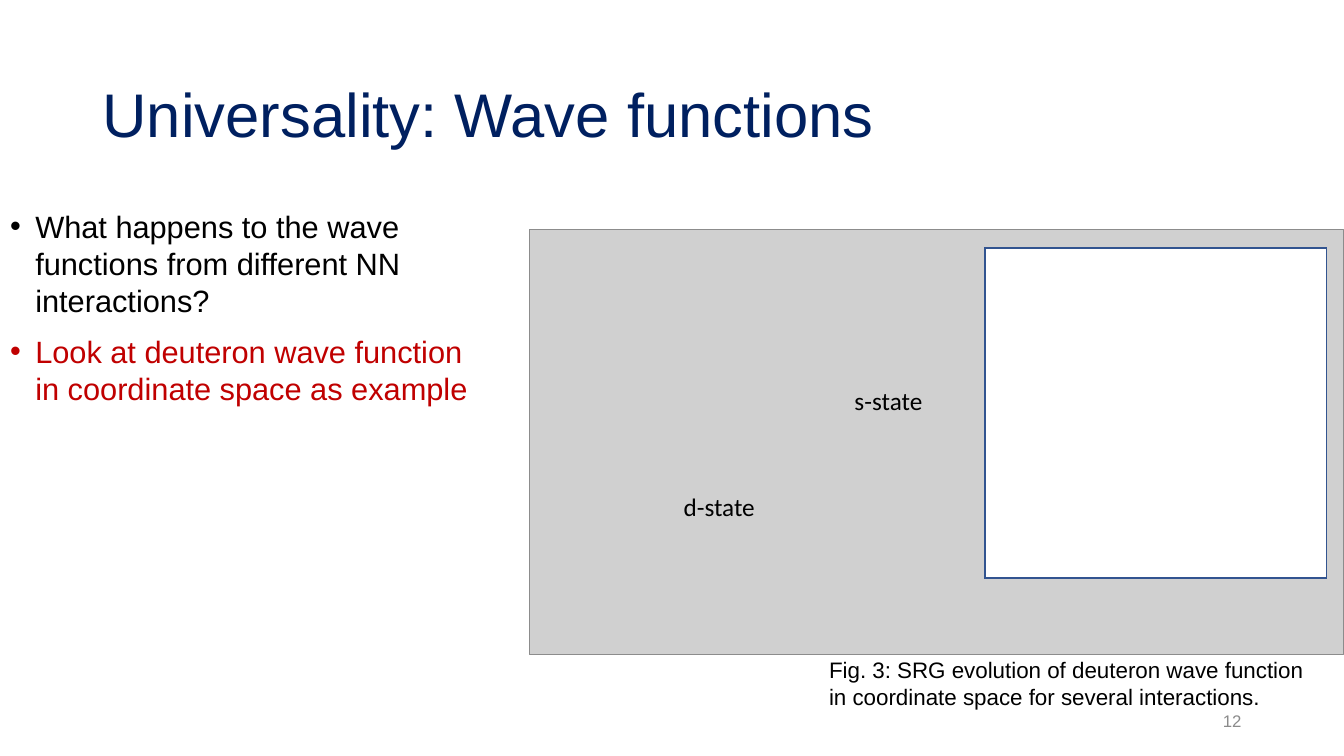
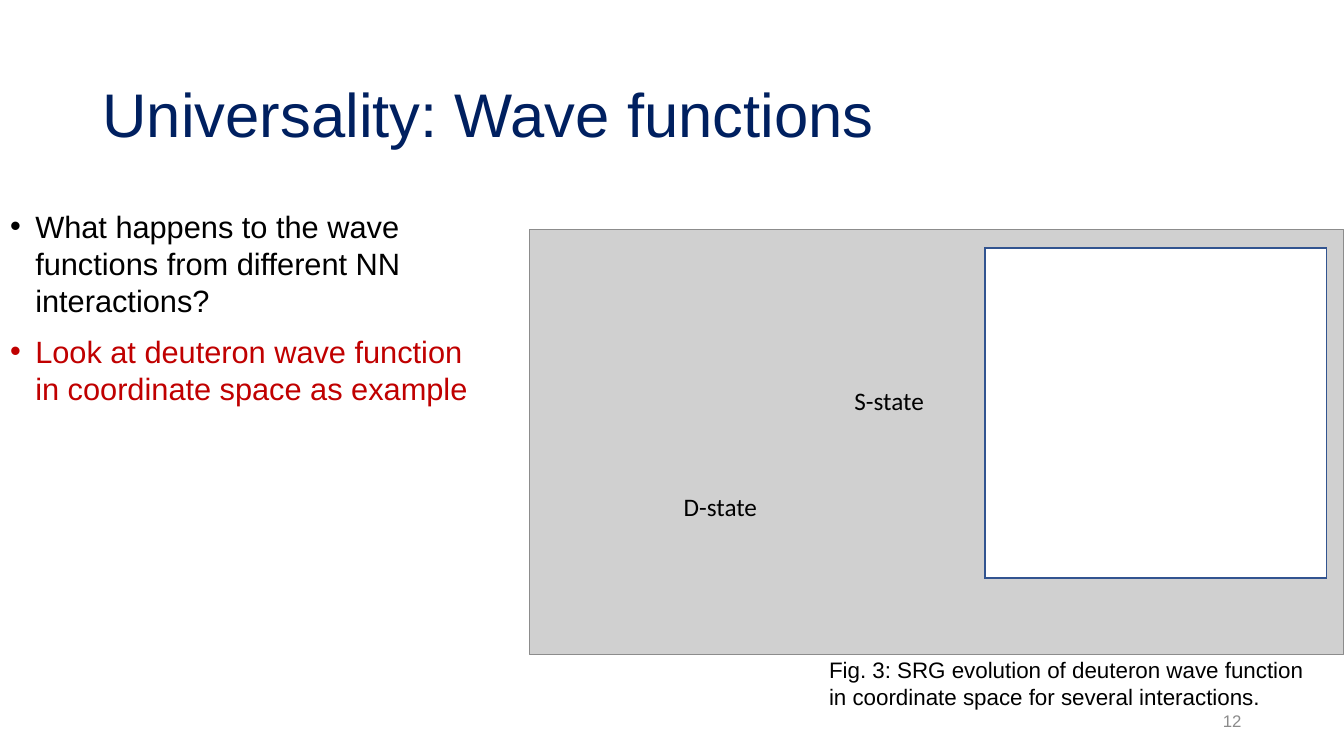
Before and after one commit to tropiano4/tropiano-srg, a slide deck: slide 12 of Presentations/NUCLEI_June2020/tropiano_nuclei_2020.pptx. Drawn at 1344x756 pixels with LibreOffice and Linux fonts; fonts in the diff are those of the drawing; grey boxes stand for pictures. Boxes give left, top, right and bottom in pixels: in the first picture for what was removed or moved away, otherwise in the second. Text is boxed around its words. In the diff, an @@ line names an element or a change of style, - is before the commit and + after.

```diff
--- a/Presentations/NUCLEI_June2020/tropiano_nuclei_2020.pptx
+++ b/Presentations/NUCLEI_June2020/tropiano_nuclei_2020.pptx
@@ text at [854, 393, 923, 410]: text changed @@
-s-state
+S-state
@@ text at [684, 500, 757, 516]: text changed @@
-d-state
+D-state
```
Also in this commit, not shown: 4 other slides changed, 1 slide added, 2 slides removed.
